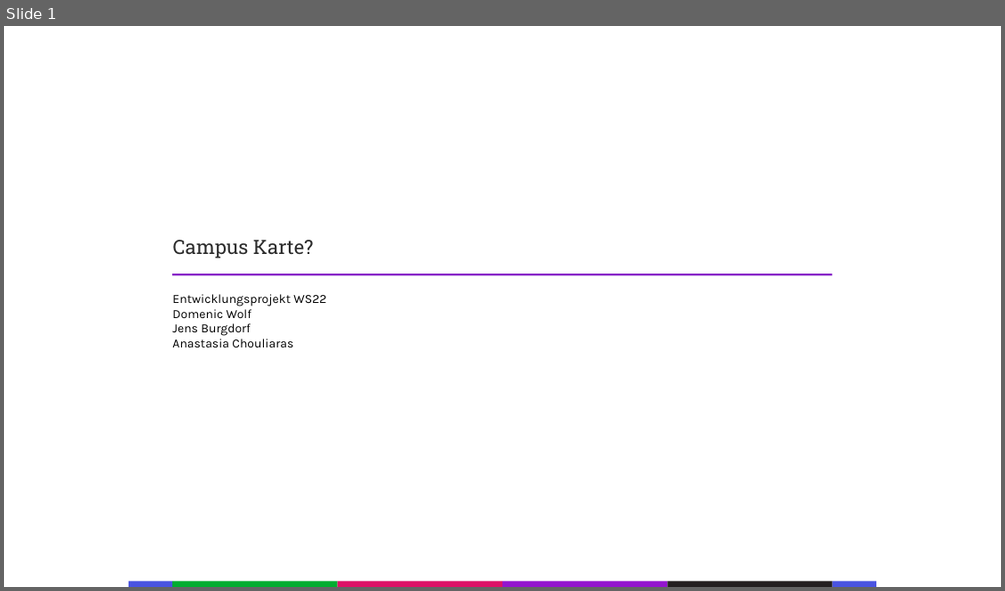
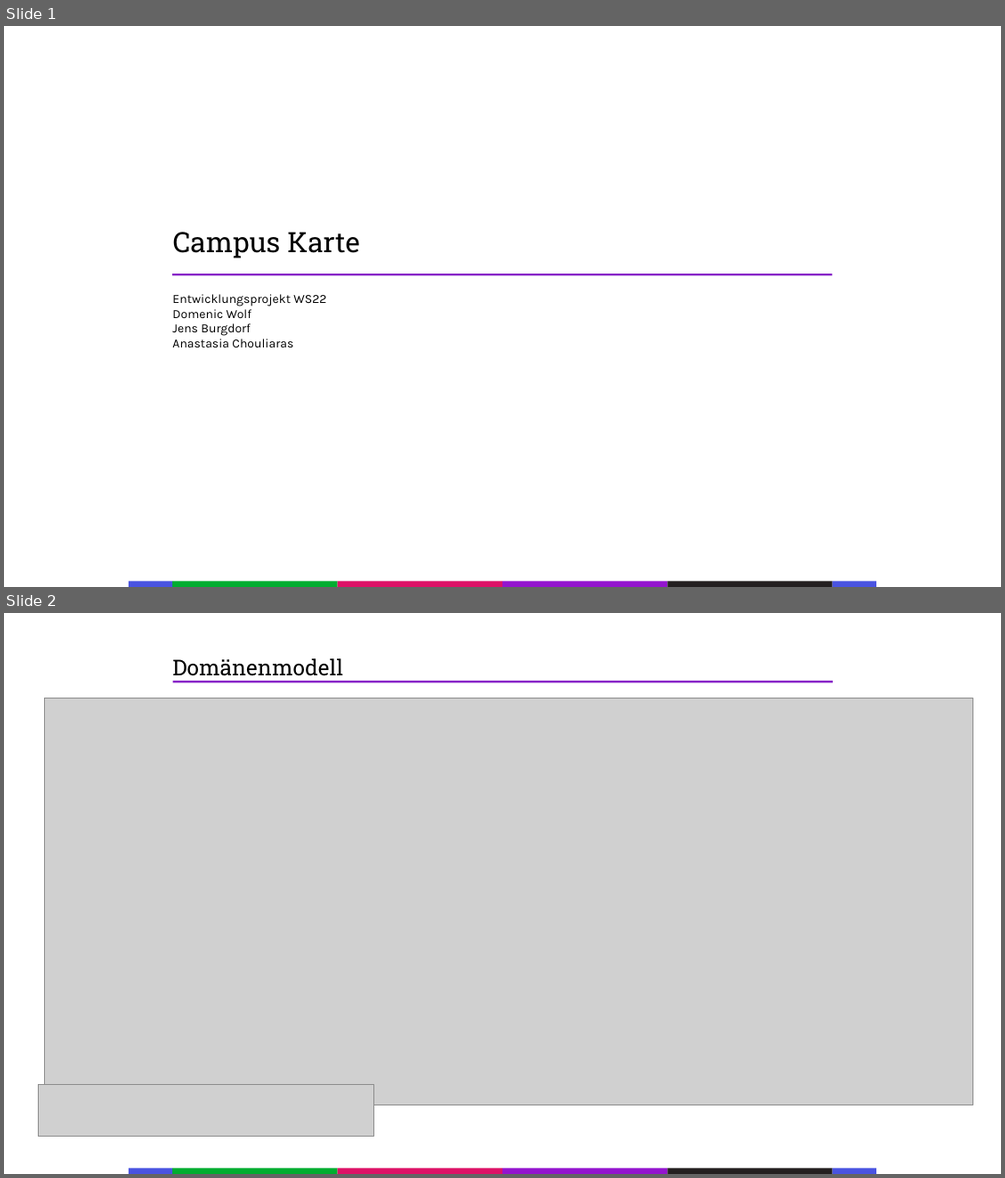
Before and after one commit to Splashpixx/EPW2122ChouliarasBurgdorfWolf, a slide deck: Audit-1/Audit 1.pptx. Shown one above the other, each under a label of ours: slide 1 before the commit, slides 1 and 2 after it. The pictures are 1005x591 and 1005x1178 pixels, drawn with LibreOffice and Linux fonts; fonts in the diff are those of the drawing; grey boxes stand for pictures. Boxes give left, top, right and bottom in pixels: in the first picture for what was removed or moved away, otherwise in the second. Text is boxed around its words. In the diff, an @@ line names an element or a change of style, - is before the commit and + after.

```diff
--- a/Audit-1/Audit 1.pptx
+++ b/Audit-1/Audit 1.pptx
@@ slide 2 added at [4,613,1001,1174], background #FFFFFF @@
@@ text added at [172,658,343,676], 21 pt, text #000000 @@
+Domänenmodell
@@ line added from (173, 682) to (833, 682), #8723C7 2 pt @@
@@ picture added at [44,698,973,1105] @@
@@ picture added at [39,1085,374,1136] @@
@@ group added at [129,1167,877,1174]: 6 rectangles @@
@@ slide 1 changed as well @@
@@ text at [173,232,360,258]: text changed; size 19 to 27 pt; text colour #2B2B2B to #000000 @@
-Campus Karte?
+Campus Karte
```
Also in this commit, not shown: 4 other slides added, 3 slides removed, 5 other files.
